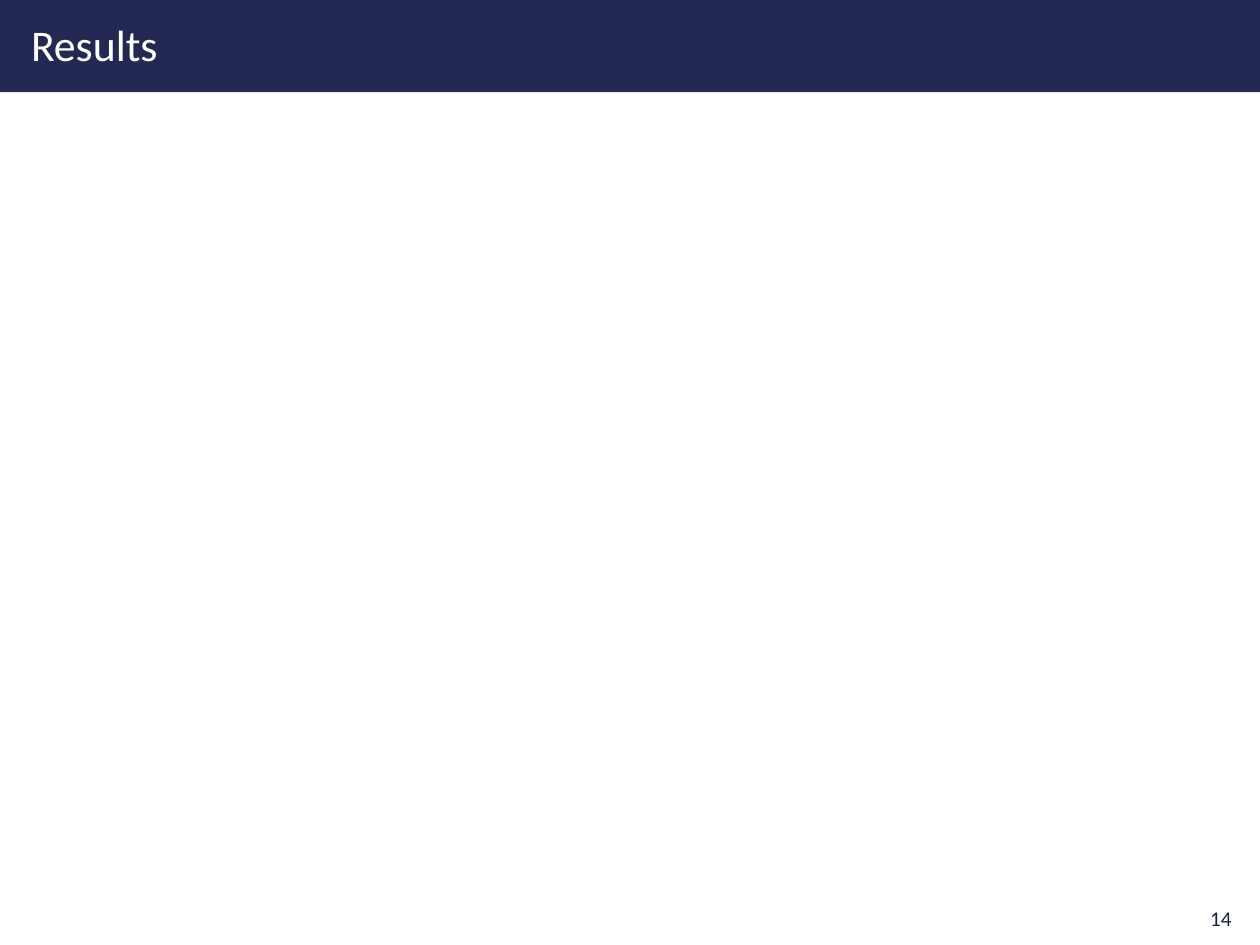
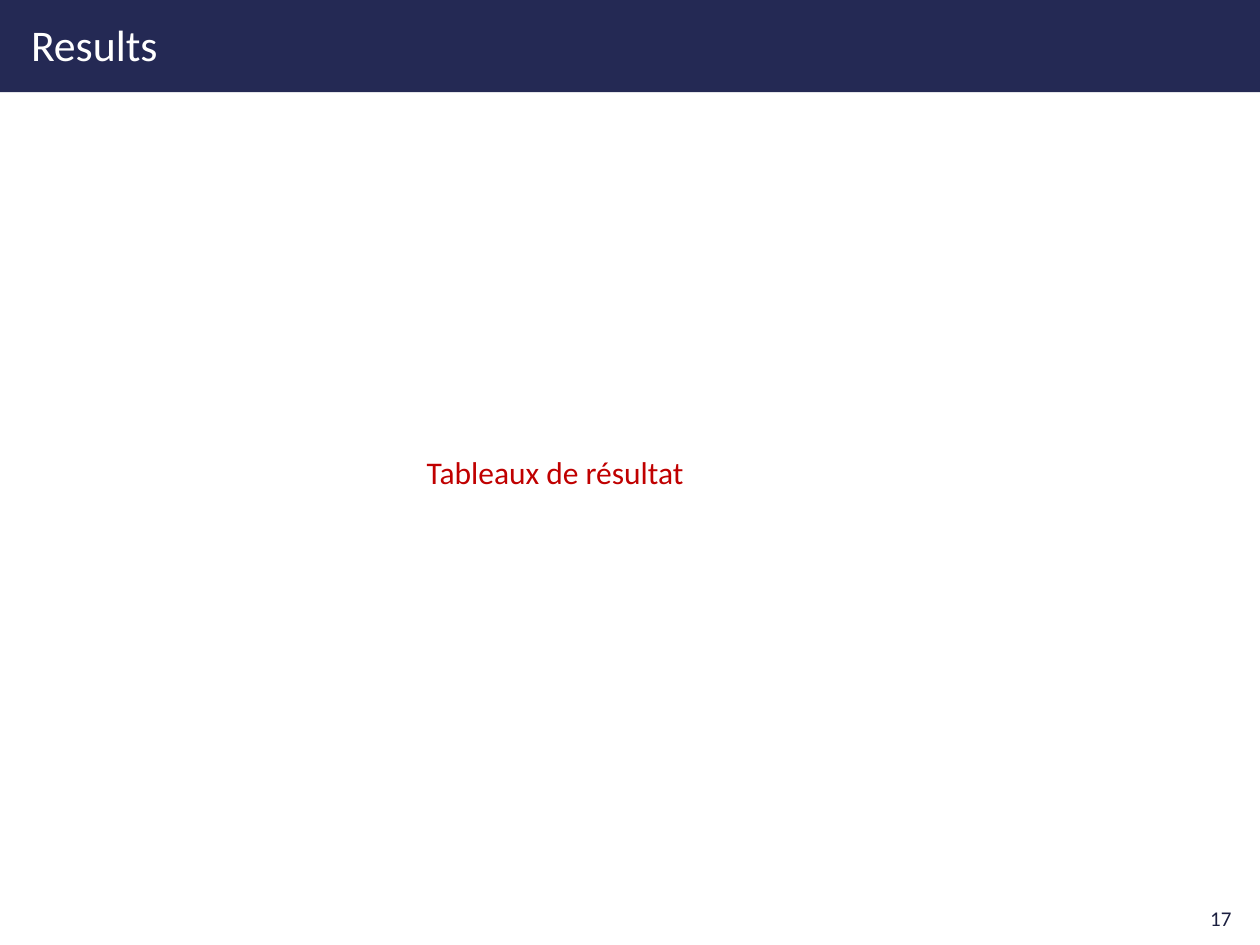
Before and after one commit to clara-gdef/defense, a slide deck: slide 18 of defense.pptx (slide 15 before the commit). Drawn at 1260x945 pixels with LibreOffice and Linux fonts; fonts in the diff are those of the drawing; background and template pictures are left out. Boxes give left, top, right and bottom in pixels: in the first picture for what was removed or moved away, otherwise in the second. Text is boxed around its words. In the diff, an @@ line names an element or a change of style, - is before the commit and + after.

```diff
--- a/defense.pptx
+++ b/defense.pptx
@@ text added at (427, 462, 684, 485), 18 pt, text #C00000 @@
+Tableaux de résultat
@@ page number at (1210, 912, 1231, 926): text changed @@
-14
+17
```
Also in this commit, not shown: 6 other slides changed, 7 slides added, 4 slides removed, 2 other files.
